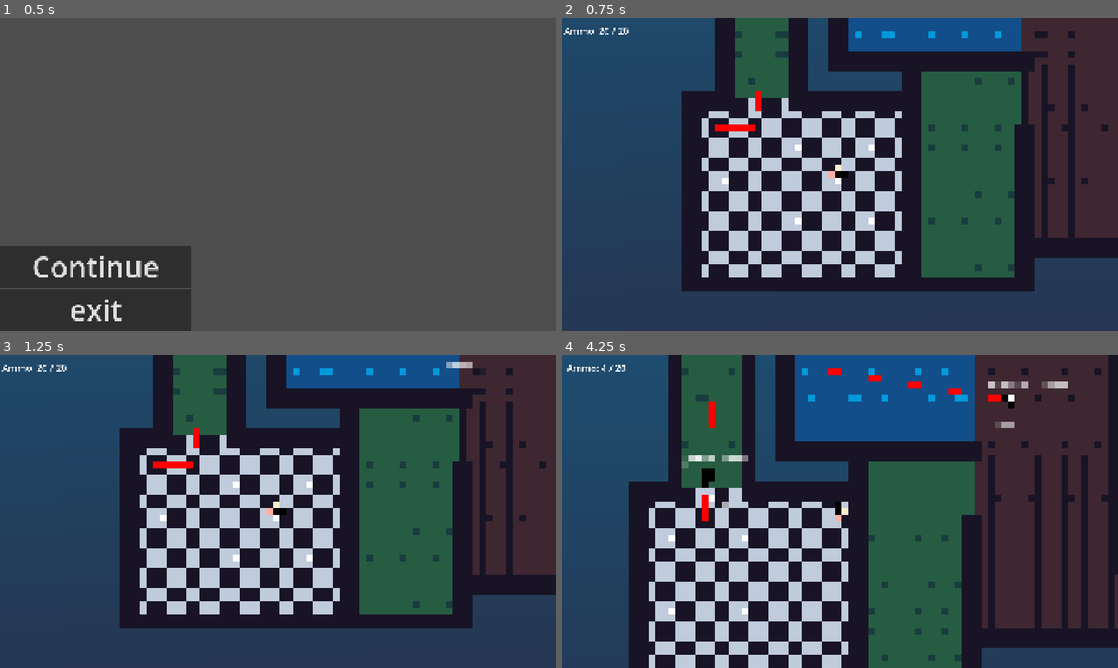
Above: before the commit, frames 1-4 (two rows, left to right).
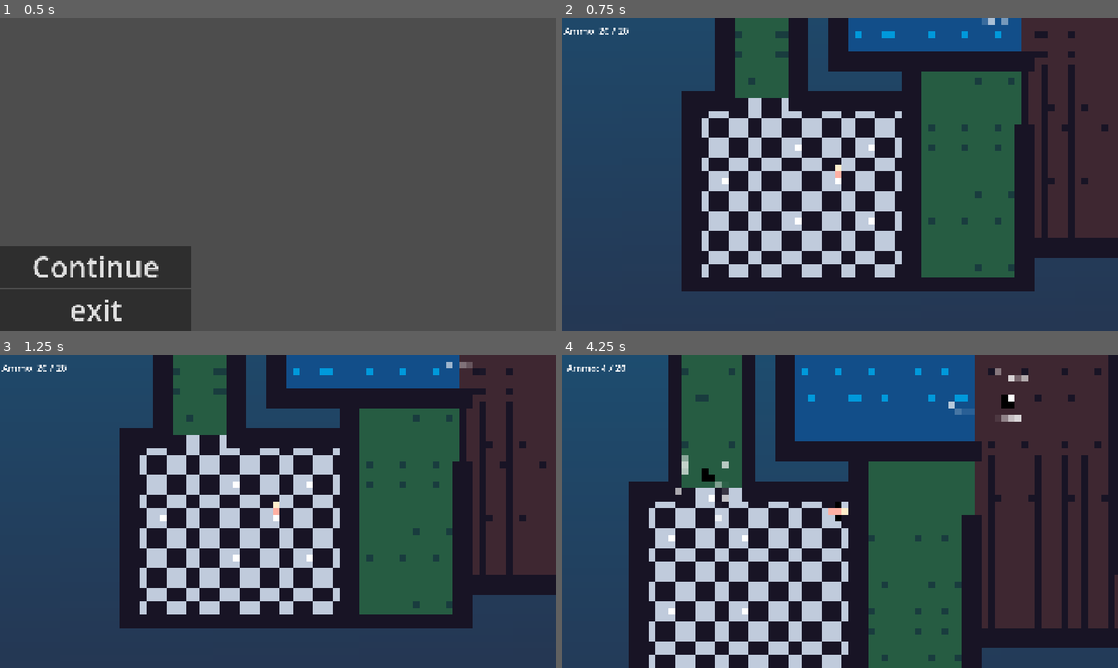
Above: after the commit, the same moments.

Repository: seth-com2tech/aidengame
Game: Godot game, scene res://scenes/menu.tscn
Two runs of this game, one before a commit and one after it. Both use one fixed random seed, a clock stepped at 60 frames per second and the inputs below.
Inputs (mouse positions are in pixels of both pictures, inside the frame that each line leads up to):
- Up to frame 1 (0.5 s): no input
- Up to frame 2 (0.75 s): click "Continue" at 0.5 s
- Up to frame 3 (1.25 s): no input
- Up to frame 4 (4.25 s): tap Enter at 1.25 s; move the mouse to (962, 495) at 1.27 s; press the mouse at (962, 495) at 1.28 s; hold D (right) 1.28-2.03 s; move the mouse to (728, 527) at 2.02 s; release the mouse at (728, 527) at 2.03 s; hold S (down) 2.03-2.78 s; click (728, 527) at 2.1 s; move the mouse to (895, 442) at 2.77 s; press the mouse at (895, 442) at 2.78 s; hold D (right) 2.78-3.53 s; tap Space at 3.5 s; move the mouse to (812, 574) at 3.52 s; release the mouse at (812, 574) at 3.53 s; hold W (up) from 3.53 s (still down); click (812, 574) at 3.6 s

Frame 1 is identical in both runs. In frame 2, 0.4% of the frame differs, in the area x 27-81%, y 0-52%; in frame 3, 0.4%; in frame 4, 1.6%, in the area x 20-91%, y 4-54%.

Commit message:
made legs and body seperate animations not working tho

Diff:
--- a/scenes/enemy.tscn
+++ b/scenes/enemy.tscn
@@ -1,7 +1,7 @@
 [gd_scene format=3 uid="uid://dmlh7lbcxwbtp"]
 
 [ext_resource type="Script" uid="uid://cw8v5gwak7ndc" path="res://scripts/enemy.gd" id="1_7k104"]
-[ext_resource type="Texture2D" uid="uid://dy0ds7f4a5ya7" path="res://textures/topdownpack.png" id="2_md0e3"]
+[ext_resource type="Texture2D" uid="uid://cfiakqsbnggys" path="res://textures/CharactersSpritesheetSeperated.png" id="2_md0e3"]
 
 [sub_resource type="CircleShape2D" id="CircleShape2D_ix85q"]
 radius = 16.0
@@ -9,33 +9,224 @@
 [sub_resource type="CircleShape2D" id="CircleShape2D_g4v7s"]
 radius = 16.0
 
+[sub_resource type="AtlasTexture" id="AtlasTexture_md0e3"]
+atlas = ExtResource("2_md0e3")
+region = Rect2(200, 0, 20, 20)
+
+[sub_resource type="AtlasTexture" id="AtlasTexture_qlg0r"]
+atlas = ExtResource("2_md0e3")
+region = Rect2(260, 0, 20, 20)
+
+[sub_resource type="AtlasTexture" id="AtlasTexture_y4r1p"]
+atlas = ExtResource("2_md0e3")
+region = Rect2(260, 0, 20, 20)
+
+[sub_resource type="AtlasTexture" id="AtlasTexture_d2wvv"]
+atlas = ExtResource("2_md0e3")
+region = Rect2(280, 0, 20, 20)
+
+[sub_resource type="AtlasTexture" id="AtlasTexture_3v2ag"]
+atlas = ExtResource("2_md0e3")
+region = Rect2(300, 0, 20, 20)
+
+[sub_resource type="AtlasTexture" id="AtlasTexture_jej6c"]
+atlas = ExtResource("2_md0e3")
+region = Rect2(320, 0, 20, 20)
+
+[sub_resource type="AtlasTexture" id="AtlasTexture_f1ej7"]
+atlas = ExtResource("2_md0e3")
+region = Rect2(340, 0, 20, 20)
+
+[sub_resource type="AtlasTexture" id="AtlasTexture_oprun"]
+atlas = ExtResource("2_md0e3")
+region = Rect2(360, 0, 20, 20)
+
+[sub_resource type="AtlasTexture" id="AtlasTexture_a8ls1"]
+atlas = ExtResource("2_md0e3")
+region = Rect2(380, 0, 20, 20)
+
+[sub_resource type="AtlasTexture" id="AtlasTexture_qfm1y"]
+atlas = ExtResource("2_md0e3")
+region = Rect2(400, 0, 20, 20)
+
+[sub_resource type="SpriteFrames" id="SpriteFrames_md0e3"]
+animations = [{
+"frames": [{
+"duration": 1.0,
+"texture": SubResource("AtlasTexture_md0e3")
+}],
+"loop": 1,
+"name": &"dead",
+"speed": 5.0
+}, {
+"frames": [{
+"duration": 1.0,
+"texture": SubResource("AtlasTexture_qlg0r")
+}],
+"loop": 1,
+"name": &"idle",
+"speed": 5.0
+}, {
+"frames": [{
+"duration": 1.0,
+"texture": SubResource("AtlasTexture_y4r1p")
+}, {
+"duration": 1.0,
+"texture": SubResource("AtlasTexture_d2wvv")
+}, {
+"duration": 1.0,
+"texture": SubResource("AtlasTexture_3v2ag")
+}, {
+"duration": 1.0,
+"texture": SubResource("AtlasTexture_jej6c")
+}, {
+"duration": 1.0,
+"texture": SubResource("AtlasTexture_f1ej7")
+}, {
+"duration": 1.0,
+"texture": SubResource("AtlasTexture_oprun")
+}, {
+"duration": 1.0,
+"texture": SubResource("AtlasTexture_a8ls1")
+}, {
+"duration": 1.0,
+"texture": SubResource("AtlasTexture_qfm1y")
+}],
+"loop": 1,
+"name": &"walking",
+"speed": 20.0
+}]
+
+[sub_resource type="AtlasTexture" id="AtlasTexture_wtq4b"]
+atlas = ExtResource("2_md0e3")
+region = Rect2(420, 0, 20, 20)
+
+[sub_resource type="AtlasTexture" id="AtlasTexture_j0cyh"]
+atlas = ExtResource("2_md0e3")
+region = Rect2(420, 0, 20, 20)
+
+[sub_resource type="AtlasTexture" id="AtlasTexture_g0wcc"]
+atlas = ExtResource("2_md0e3")
+region = Rect2(440, 0, 20, 20)
+
+[sub_resource type="AtlasTexture" id="AtlasTexture_s1ycm"]
+atlas = ExtResource("2_md0e3")
+region = Rect2(460, 0, 20, 20)
+
+[sub_resource type="AtlasTexture" id="AtlasTexture_shcg2"]
+atlas = ExtResource("2_md0e3")
+region = Rect2(480, 0, 20, 20)
+
+[sub_resource type="AtlasTexture" id="AtlasTexture_ile5s"]
+atlas = ExtResource("2_md0e3")
+region = Rect2(500, 0, 20, 20)
+
+[sub_resource type="AtlasTexture" id="AtlasTexture_1x4g4"]
+atlas = ExtResource("2_md0e3")
+region = Rect2(520, 0, 20, 20)
+
+[sub_resource type="AtlasTexture" id="AtlasTexture_2pwtc"]
+atlas = ExtResource("2_md0e3")
+region = Rect2(540, 0, 20, 20)
+
+[sub_resource type="AtlasTexture" id="AtlasTexture_rogs8"]
+atlas = ExtResource("2_md0e3")
+region = Rect2(560, 0, 20, 20)
+
+[sub_resource type="AtlasTexture" id="AtlasTexture_wrm80"]
+atlas = ExtResource("2_md0e3")
+region = Rect2(220, 0, 20, 20)
+
+[sub_resource type="SpriteFrames" id="SpriteFrames_6awcb"]
+animations = [{
+"frames": [{
+"duration": 1.0,
+"texture": SubResource("AtlasTexture_wtq4b")
+}],
+"loop": 1,
+"name": &"fistidle",
+"speed": 5.0
+}, {
+"frames": [{
+"duration": 1.0,
+"texture": SubResource("AtlasTexture_j0cyh")
+}, {
+"duration": 1.0,
+"texture": SubResource("AtlasTexture_g0wcc")
+}, {
+"duration": 1.0,
+"texture": SubResource("AtlasTexture_s1ycm")
+}, {
+"duration": 1.0,
+"texture": SubResource("AtlasTexture_shcg2")
+}, {
+"duration": 1.0,
+"texture": SubResource("AtlasTexture_ile5s")
+}, {
+"duration": 1.0,
+"texture": SubResource("AtlasTexture_1x4g4")
+}, {
+"duration": 1.0,
+"texture": SubResource("AtlasTexture_2pwtc")
+}, {
+"duration": 1.0,
+"texture": SubResource("AtlasTexture_rogs8")
+}],
+"loop": 1,
+"name": &"fistwalk",
+"speed": 20.0
+}, {
+"frames": [{
+"duration": 1.0,
+"texture": SubResource("AtlasTexture_wrm80")
+}],
+"loop": 1,
+"name": &"pistol",
+"speed": 5.0
+}]
+
+[sub_resource type="CircleShape2D" id="CircleShape2D_yf5fn"]
+radius = 97.41663
+
 [sub_resource type="AtlasTexture" id="AtlasTexture_4ra3w"]
 atlas = ExtResource("2_md0e3")
-region = Rect2(11, 219, 23, 26)
+region = Rect2(200, 0, 20, 20)
 
 [sub_resource type="AtlasTexture" id="AtlasTexture_5uy6h"]
 atlas = ExtResource("2_md0e3")
-region = Rect2(0, 128, 16, 16)
+region = Rect2(420, 0, 20, 20)
 
 [sub_resource type="AtlasTexture" id="AtlasTexture_c4w8v"]
 atlas = ExtResource("2_md0e3")
-region = Rect2(0, 128, 16, 16)
+region = Rect2(260, 0, 20, 20)
 
 [sub_resource type="AtlasTexture" id="AtlasTexture_xwavj"]
 atlas = ExtResource("2_md0e3")
-region = Rect2(0, 144, 16, 16)
+region = Rect2(280, 0, 20, 20)
 
 [sub_resource type="AtlasTexture" id="AtlasTexture_nenq2"]
 atlas = ExtResource("2_md0e3")
-region = Rect2(0, 160, 16, 16)
+region = Rect2(300, 0, 20, 20)
 
 [sub_resource type="AtlasTexture" id="AtlasTexture_md484"]
 atlas = ExtResource("2_md0e3")
-region = Rect2(0, 176, 16, 16)
+region = Rect2(320, 0, 20, 20)
 
 [sub_resource type="AtlasTexture" id="AtlasTexture_ipns3"]
 atlas = ExtResource("2_md0e3")
-region = Rect2(0, 192, 16, 16)
+region = Rect2(340, 0, 20, 20)
+
+[sub_resource type="AtlasTexture" id="AtlasTexture_8qclf"]
+atlas = ExtResource("2_md0e3")
+region = Rect2(360, 0, 20, 20)
+
+[sub_resource type="AtlasTexture" id="AtlasTexture_w8i8w"]
+atlas = ExtResource("2_md0e3")
+region = Rect2(380, 0, 20, 20)
+
+[sub_resource type="AtlasTexture" id="AtlasTexture_otmr2"]
+atlas = ExtResource("2_md0e3")
+region = Rect2(400, 0, 20, 20)
 
 [sub_resource type="SpriteFrames" id="SpriteFrames_g4v7s"]
 animations = [{
@@ -66,27 +257,24 @@
 "texture": SubResource("AtlasTexture_nenq2")
 }, {
 "duration": 1.0,
-"texture": SubResource("AtlasTexture_xwavj")
-}, {
-"duration": 1.0,
-"texture": SubResource("AtlasTexture_c4w8v")
-}, {
-"duration": 1.0,
 "texture": SubResource("AtlasTexture_md484")
 }, {
 "duration": 1.0,
 "texture": SubResource("AtlasTexture_ipns3")
 }, {
 "duration": 1.0,
-"texture": SubResource("AtlasTexture_md484")
+"texture": SubResource("AtlasTexture_8qclf")
+}, {
+"duration": 1.0,
+"texture": SubResource("AtlasTexture_w8i8w")
+}, {
+"duration": 1.0,
+"texture": SubResource("AtlasTexture_otmr2")
 }],
 "loop": 0,
 "name": &"walking",
 "speed": 5.0
 }]
-
-[sub_resource type="CircleShape2D" id="CircleShape2D_yf5fn"]
-radius = 97.41663
 
 [node name="enemy" type="CharacterBody2D" unique_id=214753348]
 z_index = 3
@@ -105,7 +293,6 @@
 
 [node name="NavigationAgent2D" type="NavigationAgent2D" parent="." unique_id=813679745]
 path_desired_distance = 8.0
-debug_enabled = true
 
 [node name="CheckTimer" type="Timer" parent="." unique_id=1746698515]
 wait_time = 0.05
@@ -119,27 +306,41 @@
 collision_mask = 3
 collide_with_areas = true
 
-[node name="enemy" type="AnimatedSprite2D" parent="." unique_id=590803703]
+[node name="legs" type="AnimatedSprite2D" parent="." unique_id=138217960]
+position = Vector2(1.0000002, 0)
+scale = Vector2(2.5, 2.5)
+sprite_frames = SubResource("SpriteFrames_md0e3")
+animation = &"dead"
+autoplay = "idle"
+
+[node name="body" type="AnimatedSprite2D" parent="." unique_id=784695448]
+position = Vector2(1.0000002, 0)
+scale = Vector2(2.5, 2.5)
+sprite_frames = SubResource("SpriteFrames_6awcb")
+animation = &"fistidle"
+autoplay = "fistidle"
+
+[node name="playerdetector" type="Area2D" parent="body" unique_id=1875144271]
+position = Vector2(-0.40000007, -4.547473e-14)
+scale = Vector2(0.39999995, 0.39999995)
+collision_layer = 16
+collision_mask = 2
+
+[node name="CollisionPolygon2D" type="CollisionPolygon2D" parent="body/playerdetector" unique_id=1634711717]
+position = Vector2(242.69942, -75.81413)
+polygon = PackedVector2Array(17.300583, -74.18587, 47.300583, -2.1858673, 57.300583, 75.81413, 47.300583, 153.81413, 17.300583, 225.81413, -30.699417, 287.81415, -242.69942, 75.81413, -30.699417, -136.18587)
+
+[node name="CollisionShape2D" type="CollisionShape2D" parent="body/playerdetector" unique_id=1642320517]
+shape = SubResource("CircleShape2D_yf5fn")
+
+[node name="e" type="AnimatedSprite2D" parent="." unique_id=590803703]
 scale = Vector2(2.5, 2.5)
 sprite_frames = SubResource("SpriteFrames_g4v7s")
-animation = &"walking"
+animation = &"idle"
 autoplay = "idle"
-
-[node name="playerdetector" type="Area2D" parent="enemy" unique_id=1875144271]
-position = Vector2(0, -4.5474732e-14)
-scale = Vector2(0.39999998, 0.39999998)
-collision_layer = 16
-collision_mask = 2
-
-[node name="CollisionPolygon2D" type="CollisionPolygon2D" parent="enemy/playerdetector" unique_id=1634711717]
-position = Vector2(242.69942, -75.81413)
-polygon = PackedVector2Array(17.300583, -74.18587, 47.300583, -2.1858673, 57.300583, 75.81413, 47.300583, 153.81413, 17.300583, 225.81413, -30.699417, 287.81415, -242.69942, 75.81413, -30.699417, -136.18587)
-
-[node name="CollisionShape2D" type="CollisionShape2D" parent="enemy/playerdetector" unique_id=1642320517]
-shape = SubResource("CircleShape2D_yf5fn")
 
 [connection signal="area_entered" from="hitbox" to="." method="_on_hitbox_area_entered"]
 [connection signal="timeout" from="CheckTimer" to="." method="_on_timer_timeout"]
 [connection signal="timeout" from="StuckTimer" to="." method="_on_stuck_timer_timeout"]
-[connection signal="body_entered" from="enemy/playerdetector" to="." method="_on_playerdetector_body_entered"]
-[connection signal="body_exited" from="enemy/playerdetector" to="." method="_on_playerdetector_body_exited"]
+[connection signal="body_entered" from="body/playerdetector" to="." method="_on_playerdetector_body_entered"]
+[connection signal="body_exited" from="body/playerdetector" to="." method="_on_playerdetector_body_exited"]
--- a/scenes/player.tscn
+++ b/scenes/player.tscn
@@ -2,12 +2,9 @@
 
 [ext_resource type="Script" uid="uid://cmumx5jhs2rsk" path="res://scripts/player.gd" id="1_lj8jo"]
 [ext_resource type="PackedScene" uid="uid://cfwnkp6h2242b" path="res://scenes/hud.tscn" id="2_g2els"]
-[ext_resource type="Texture2D" uid="uid://dy0ds7f4a5ya7" path="res://textures/topdownpack.png" id="3_qhqgy"]
+[ext_resource type="Texture2D" uid="uid://cfiakqsbnggys" path="res://textures/CharactersSpritesheetSeperated.png" id="3_fjrip"]
 [ext_resource type="AudioStream" uid="uid://b74mrnu2qrs1m" path="res://sounds/22LR Single Isolated MP3.mp3" id="4_dqkch"]
-[ext_resource type="Texture2D" uid="uid://ddfykugbxeali" path="res://textures/topdownpack-Sheet2.png" id="4_fjrip"]
-[ext_resource type="PackedScene" uid="uid://hi7dswjmjldp" path="res://scenes/gun_manager.tscn" id="4_tuyoq"]
 [ext_resource type="AudioStream" uid="uid://ccb28cg4fvmn1" path="res://sounds/Single Shot Reload Full MP3.mp3" id="5_qlg0r"]
-[ext_resource type="Script" uid="uid://cabefklcjgdxp" path="res://scripts/shotgun.gd" id="6_smehm"]
 
 [sub_resource type="CircleShape2D" id="CircleShape2D_ix85q"]
 radius = 20.0
@@ -15,59 +12,51 @@
 [sub_resource type="CircleShape2D" id="CircleShape2D_ktpdq"]
 radius = 18.439089
 
-[sub_resource type="AtlasTexture" id="AtlasTexture_qhqgy"]
-atlas = ExtResource("3_qhqgy")
-region = Rect2(11, 92, 23, 23)
-
-[sub_resource type="AtlasTexture" id="AtlasTexture_dqkch"]
-atlas = ExtResource("3_qhqgy")
-region = Rect2(32, 0, 16, 16)
+[sub_resource type="AtlasTexture" id="AtlasTexture_smehm"]
+atlas = ExtResource("3_fjrip")
+region = Rect2(180, 0, 20, 20)
 
 [sub_resource type="AtlasTexture" id="AtlasTexture_qlg0r"]
-atlas = ExtResource("3_qhqgy")
-region = Rect2(32, 0, 16, 16)
-
-[sub_resource type="AtlasTexture" id="AtlasTexture_tuyoq"]
-atlas = ExtResource("3_qhqgy")
-region = Rect2(32, 48, 16, 16)
-
-[sub_resource type="AtlasTexture" id="AtlasTexture_fjrip"]
-atlas = ExtResource("3_qhqgy")
-region = Rect2(32, 64, 16, 16)
-
-[sub_resource type="AtlasTexture" id="AtlasTexture_smehm"]
-atlas = ExtResource("3_qhqgy")
-region = Rect2(32, 16, 16, 16)
-
-[sub_resource type="AtlasTexture" id="AtlasTexture_ur7pv"]
-atlas = ExtResource("3_qhqgy")
-region = Rect2(32, 32, 16, 16)
+atlas = ExtResource("3_fjrip")
+region = Rect2(260, 0, 20, 20)
 
 [sub_resource type="AtlasTexture" id="AtlasTexture_y4r1p"]
-atlas = ExtResource("4_fjrip")
-region = Rect2(440, 0, 20, 20)
+atlas = ExtResource("3_fjrip")
+region = Rect2(260, 0, 20, 20)
 
 [sub_resource type="AtlasTexture" id="AtlasTexture_d2wvv"]
-atlas = ExtResource("4_fjrip")
-region = Rect2(460, 0, 20, 20)
+atlas = ExtResource("3_fjrip")
+region = Rect2(280, 0, 20, 20)
 
 [sub_resource type="AtlasTexture" id="AtlasTexture_3v2ag"]
-atlas = ExtResource("4_fjrip")
-region = Rect2(480, 0, 20, 20)
+atlas = ExtResource("3_fjrip")
+region = Rect2(300, 0, 20, 20)
 
 [sub_resource type="AtlasTexture" id="AtlasTexture_jej6c"]
-atlas = ExtResource("4_fjrip")
-region = Rect2(500, 0, 20, 20)
+atlas = ExtResource("3_fjrip")
+region = Rect2(320, 0, 20, 20)
 
 [sub_resource type="AtlasTexture" id="AtlasTexture_f1ej7"]
-atlas = ExtResource("4_fjrip")
-region = Rect2(520, 0, 20, 20)
+atlas = ExtResource("3_fjrip")
+region = Rect2(340, 0, 20, 20)
+
+[sub_resource type="AtlasTexture" id="AtlasTexture_oprun"]
+atlas = ExtResource("3_fjrip")
+region = Rect2(360, 0, 20, 20)
+
+[sub_resource type="AtlasTexture" id="AtlasTexture_a8ls1"]
+atlas = ExtResource("3_fjrip")
+region = Rect2(380, 0, 20, 20)
+
+[sub_resource type="AtlasTexture" id="AtlasTexture_qfm1y"]
+atlas = ExtResource("3_fjrip")
+region = Rect2(400, 0, 20, 20)
 
 [sub_resource type="SpriteFrames" id="SpriteFrames_g4v7s"]
 animations = [{
 "frames": [{
 "duration": 1.0,
-"texture": SubResource("AtlasTexture_qhqgy")
+"texture": SubResource("AtlasTexture_smehm")
 }],
 "loop": 1,
 "name": &"dead",
@@ -75,7 +64,7 @@
 }, {
 "frames": [{
 "duration": 1.0,
-"texture": SubResource("AtlasTexture_dqkch")
+"texture": SubResource("AtlasTexture_qlg0r")
 }],
 "loop": 1,
 "name": &"idle",
@@ -83,61 +72,132 @@
 }, {
 "frames": [{
 "duration": 1.0,
-"texture": SubResource("AtlasTexture_qlg0r")
-}, {
-"duration": 1.0,
-"texture": SubResource("AtlasTexture_tuyoq")
-}, {
-"duration": 1.0,
-"texture": SubResource("AtlasTexture_fjrip")
-}, {
-"duration": 1.0,
-"texture": SubResource("AtlasTexture_tuyoq")
-}, {
-"duration": 1.0,
-"texture": SubResource("AtlasTexture_qlg0r")
-}, {
-"duration": 1.0,
-"texture": SubResource("AtlasTexture_smehm")
-}, {
-"duration": 1.0,
-"texture": SubResource("AtlasTexture_ur7pv")
-}, {
-"duration": 1.0,
-"texture": SubResource("AtlasTexture_smehm")
+"texture": SubResource("AtlasTexture_y4r1p")
+}, {
+"duration": 1.0,
+"texture": SubResource("AtlasTexture_d2wvv")
+}, {
+"duration": 1.0,
+"texture": SubResource("AtlasTexture_3v2ag")
+}, {
+"duration": 1.0,
+"texture": SubResource("AtlasTexture_jej6c")
+}, {
+"duration": 1.0,
+"texture": SubResource("AtlasTexture_f1ej7")
+}, {
+"duration": 1.0,
+"texture": SubResource("AtlasTexture_oprun")
+}, {
+"duration": 1.0,
+"texture": SubResource("AtlasTexture_a8ls1")
+}, {
+"duration": 1.0,
+"texture": SubResource("AtlasTexture_qfm1y")
 }],
 "loop": 1,
 "name": &"walking",
 "speed": 20.0
-}, {
-"frames": [{
-"duration": 1.0,
-"texture": SubResource("AtlasTexture_y4r1p")
-}, {
-"duration": 1.0,
-"texture": SubResource("AtlasTexture_d2wvv")
-}, {
-"duration": 1.0,
-"texture": SubResource("AtlasTexture_3v2ag")
-}, {
-"duration": 1.0,
-"texture": SubResource("AtlasTexture_d2wvv")
-}, {
-"duration": 1.0,
-"texture": SubResource("AtlasTexture_y4r1p")
-}, {
-"duration": 1.0,
-"texture": SubResource("AtlasTexture_jej6c")
-}, {
-"duration": 1.0,
-"texture": SubResource("AtlasTexture_f1ej7")
-}, {
-"duration": 1.0,
-"texture": SubResource("AtlasTexture_jej6c")
-}],
-"loop": 1,
-"name": &"walkingshotgun",
+}]
+
+[sub_resource type="AtlasTexture" id="AtlasTexture_4ni07"]
+atlas = ExtResource("3_fjrip")
+region = Rect2(0, 0, 20, 20)
+
+[sub_resource type="AtlasTexture" id="AtlasTexture_tuyoq"]
+atlas = ExtResource("3_fjrip")
+region = Rect2(0, 0, 20, 20)
+
+[sub_resource type="AtlasTexture" id="AtlasTexture_fjrip"]
+atlas = ExtResource("3_fjrip")
+region = Rect2(20, 0, 20, 20)
+
+[sub_resource type="AtlasTexture" id="AtlasTexture_ur7pv"]
+atlas = ExtResource("3_fjrip")
+region = Rect2(40, 0, 20, 20)
+
+[sub_resource type="AtlasTexture" id="AtlasTexture_fulsm"]
+atlas = ExtResource("3_fjrip")
+region = Rect2(60, 0, 20, 20)
+
+[sub_resource type="AtlasTexture" id="AtlasTexture_4r5pv"]
+atlas = ExtResource("3_fjrip")
+region = Rect2(80, 0, 20, 20)
+
+[sub_resource type="AtlasTexture" id="AtlasTexture_60mlk"]
+atlas = ExtResource("3_fjrip")
+region = Rect2(100, 0, 20, 20)
+
+[sub_resource type="AtlasTexture" id="AtlasTexture_i4ail"]
+atlas = ExtResource("3_fjrip")
+region = Rect2(120, 0, 20, 20)
+
+[sub_resource type="AtlasTexture" id="AtlasTexture_a38lo"]
+atlas = ExtResource("3_fjrip")
+region = Rect2(140, 0, 20, 20)
+
+[sub_resource type="AtlasTexture" id="AtlasTexture_l71n6"]
+atlas = ExtResource("3_fjrip")
+region = Rect2(160, 0, 20, 20)
+
+[sub_resource type="AtlasTexture" id="AtlasTexture_ke2ow"]
+atlas = ExtResource("3_fjrip")
+region = Rect2(240, 0, 20, 20)
+
+[sub_resource type="SpriteFrames" id="SpriteFrames_yf5fn"]
+animations = [{
+"frames": [{
+"duration": 1.0,
+"texture": SubResource("AtlasTexture_4ni07")
+}],
+"loop": 1,
+"name": &"fistidle",
+"speed": 5.0
+}, {
+"frames": [{
+"duration": 1.0,
+"texture": SubResource("AtlasTexture_tuyoq")
+}, {
+"duration": 1.0,
+"texture": SubResource("AtlasTexture_fjrip")
+}, {
+"duration": 1.0,
+"texture": SubResource("AtlasTexture_ur7pv")
+}, {
+"duration": 1.0,
+"texture": SubResource("AtlasTexture_fulsm")
+}, {
+"duration": 1.0,
+"texture": SubResource("AtlasTexture_4r5pv")
+}, {
+"duration": 1.0,
+"texture": SubResource("AtlasTexture_60mlk")
+}, {
+"duration": 1.0,
+"texture": SubResource("AtlasTexture_i4ail")
+}, {
+"duration": 1.0,
+"texture": SubResource("AtlasTexture_a38lo")
+}],
+"loop": 1,
+"name": &"fistwalk",
 "speed": 20.0
+}, {
+"frames": [{
+"duration": 1.0,
+"texture": SubResource("AtlasTexture_l71n6")
+}],
+"loop": 1,
+"name": &"pistol",
+"speed": 5.0
+}, {
+"frames": [{
+"duration": 1.0,
+"texture": SubResource("AtlasTexture_ke2ow")
+}],
+"loop": 1,
+"name": &"shotgun",
+"speed": 5.0
 }]
 
 [node name="Player" type="CharacterBody2D" unique_id=2018137029 node_paths=PackedStringArray("hud")]
@@ -167,18 +227,21 @@
 [node name="shootdelay" type="Timer" parent="." unique_id=136601392]
 wait_time = 0.1
 
-[node name="body" type="AnimatedSprite2D" parent="." unique_id=1001706844]
-position = Vector2(4, 0)
+[node name="legs" type="AnimatedSprite2D" parent="." unique_id=1001706844]
+position = Vector2(1.0000002, 0)
 scale = Vector2(2.5, 2.5)
 sprite_frames = SubResource("SpriteFrames_g4v7s")
-animation = &"walkingshotgun"
+animation = &"walking"
 autoplay = "idle"
 
-[node name="GunManager" parent="body" unique_id=1756750752 instance=ExtResource("4_tuyoq")]
-
-[node name="shotgun" parent="body/GunManager" index="2" unique_id=366359033]
-position = Vector2(10, 0)
-script = ExtResource("6_smehm")
+[node name="body" type="AnimatedSprite2D" parent="." unique_id=1432296609]
+position = Vector2(1.0000002, 0)
+scale = Vector2(2.5, 2.5)
+sprite_frames = SubResource("SpriteFrames_yf5fn")
+animation = &"fistwalk"
+
+[node name="gun" type="Node2D" parent="body" unique_id=994398702]
+position = Vector2(7.9999995, 0)
 
 [node name="reload" type="Timer" parent="." unique_id=415269217]
 wait_time = 2.0
@@ -195,5 +258,3 @@
 [connection signal="body_entered" from="hitbox" to="." method="_on_hitbox_body_entered"]
 [connection signal="timeout" from="shootdelay" to="." method="_on_shootdelay_timeout"]
 [connection signal="timeout" from="reload" to="." method="_on_reload_timeout"]
-
-[editable path="body/GunManager"]
--- a/scripts/enemy.gd
+++ b/scripts/enemy.gd
@@ -5,18 +5,18 @@
 
 const CHASESPEED: float = 200.0
 const ROAMSPEED: float = 100.0
-# ADDED: roaming tuning values, change these to taste
-const ROAM_RADIUS: float = 400.0    # ADDED: furthest an enemy will wander from its spawn point
-const ROAM_MIN_DIST: float = 100.0  # ADDED: stops it picking a spot right on top of where it already is
-const ROAM_WAIT_MIN: float = 1.0    # ADDED: shortest idle pause (seconds) at each roam point
-const ROAM_WAIT_MAX: float = 3.0    # ADDED: longest idle pause (seconds) at each roam point
+
+const ROAM_RADIUS: float = 400.0
+const ROAM_MIN_DIST: float = 100.0
+const ROAM_WAIT_MIN: float = 1.0
+const ROAM_WAIT_MAX: float = 3.0
 var speed : float
 var direction := Vector2.ZERO
 var startpos : Vector2
-var lastpos : Vector2              # ADDED: where we were at the last stuck check (the member variable that was missing before)
-var navready : bool = false        # ADDED: false until the navigation map has synced, so we don't path too early
-var waiting : bool = false          # ADDED: true while standing idle at a roam point
-var roamwait : float = 0.0         # ADDED: seconds left to idle before picking the next roam point
+var lastpos : Vector2
+var navready : bool = false
+var waiting : bool = false
+var roamwait : float = 0.0
 
 var debugPos = Label.new()
 var debugState = Label.new()
@@ -25,10 +25,9 @@
 
 @onready var check := $Check
 @onready var nav_agent := $NavigationAgent2D
-@onready var enemy=$enemy
+@onready var bodyanim=$body
+@onready var legsanim=$legs
 @onready var hitbox=$hitbox
-#@onready var debugPos=$dbgTargetPos
-#@onready var debugState=$dbgState
 
 
 
@@ -62,7 +61,7 @@
 	if state == "dead":
 		speed = 0
 		dead = true
-		enemy.play("death")
+		legsanim.play("dead")
 		z_index -= 1
 		$CollisionShape2D.queue_free()
 
@@ -100,12 +99,12 @@
 		var direction = global_position.direction_to(next_path)
 		velocity =  direction * speed
 		if velocity.length() > 0.1:
-			enemy.look_at(next_path)
-			enemy.play("walking")
+			self.look_at(next_path)
+			legsanim.play("walking")
 
 	else:
 		velocity = velocity.move_toward(Vector2.ZERO, speed)
-		enemy.play("idle")
+		legsanim.play("idle")
 
 		if state == "chasing" and not player:
 			state_update("roaming")
--- a/scripts/player.gd
+++ b/scripts/player.gd
@@ -11,8 +11,13 @@
 var maxammo: int = 20
 const SPEED: float = 500.0
 
-@onready var playeranim=$body
-@onready var gun=$body/GunManager/pistol
+var currentwalk: String = "fistwalk"
+var currentidle: String = "fistidle"
+
+@onready var bodyanim=$body
+@onready var legsanim=$legs
+
+@onready var gun=$body/gun
 @onready var gunshot = $gunshot
 @onready var reloadsound = $reloadsound
 @export var hud: hudUI
@@ -21,21 +26,21 @@
 	hud.update_ammo_count(currentammo, maxammo)
 	hud.show()
 
-func _process(delta):
+func _physics_process(delta):
 	if dead==false:
 		look_at(get_global_mouse_position())
-
-func _physics_process(delta):
 	if dead==false:
 		var move_dir = Vector2(Input.get_axis("left", "right"), Input.get_axis("up", "down"))
 
 		if move_dir != Vector2.ZERO:
 			velocity = SPEED * move_dir.normalized()
-			playeranim.play("walking")
+			legsanim.play("walking")
+			bodyanim.play(currentwalk)
 		else:
 			velocity.x = move_toward(velocity.x, 0, SPEED)
 			velocity.y = move_toward(velocity.y, 0, SPEED)
-			playeranim.play("idle")
+			legsanim.play("idle")
+			bodyanim.play(currentidle)
 
 		#gun
 		if Input.is_action_pressed("shoot") && !delaying && !reloading && currentammo > 0:
@@ -61,7 +66,7 @@
 	if body is Enemy:
 		var enemy = body
 		if enemy.state != "dead":
-			playeranim.play("dead")
+			legsanim.play("dead")
 			dead = true
 			died.emit()
 			z_index -= 1
Binary file added: textures/CharactersSpritesheetSeperated.png
Not shown, changed: textures/CharactersSpritesheetSeperated.png.import
Binary file removed: textures/back.png
Not shown, removed: textures/back.png.import
Binary file removed: textures/topdownpack-Sheet.png
Not shown, removed: textures/topdownpack-Sheet.png.import
Binary file removed: textures/topdownpack-Sheet2.png
Binary file removed: textures/topdownpack-Sheet3.png
Not shown, removed: textures/topdownpack-Sheet3.png.import
Binary file removed: textures/topdownpack.png
Not shown, removed: textures/topdownpack.png.import
Binary file removed: textures/ts_towns.png
(and 1 more such lines)
